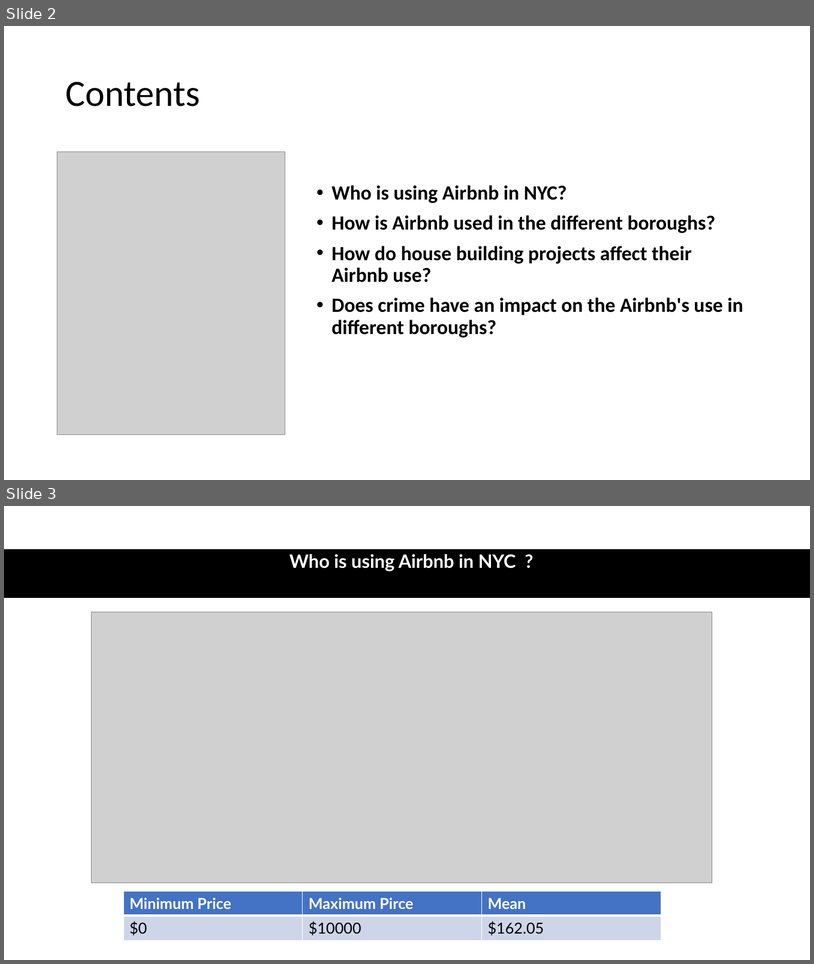
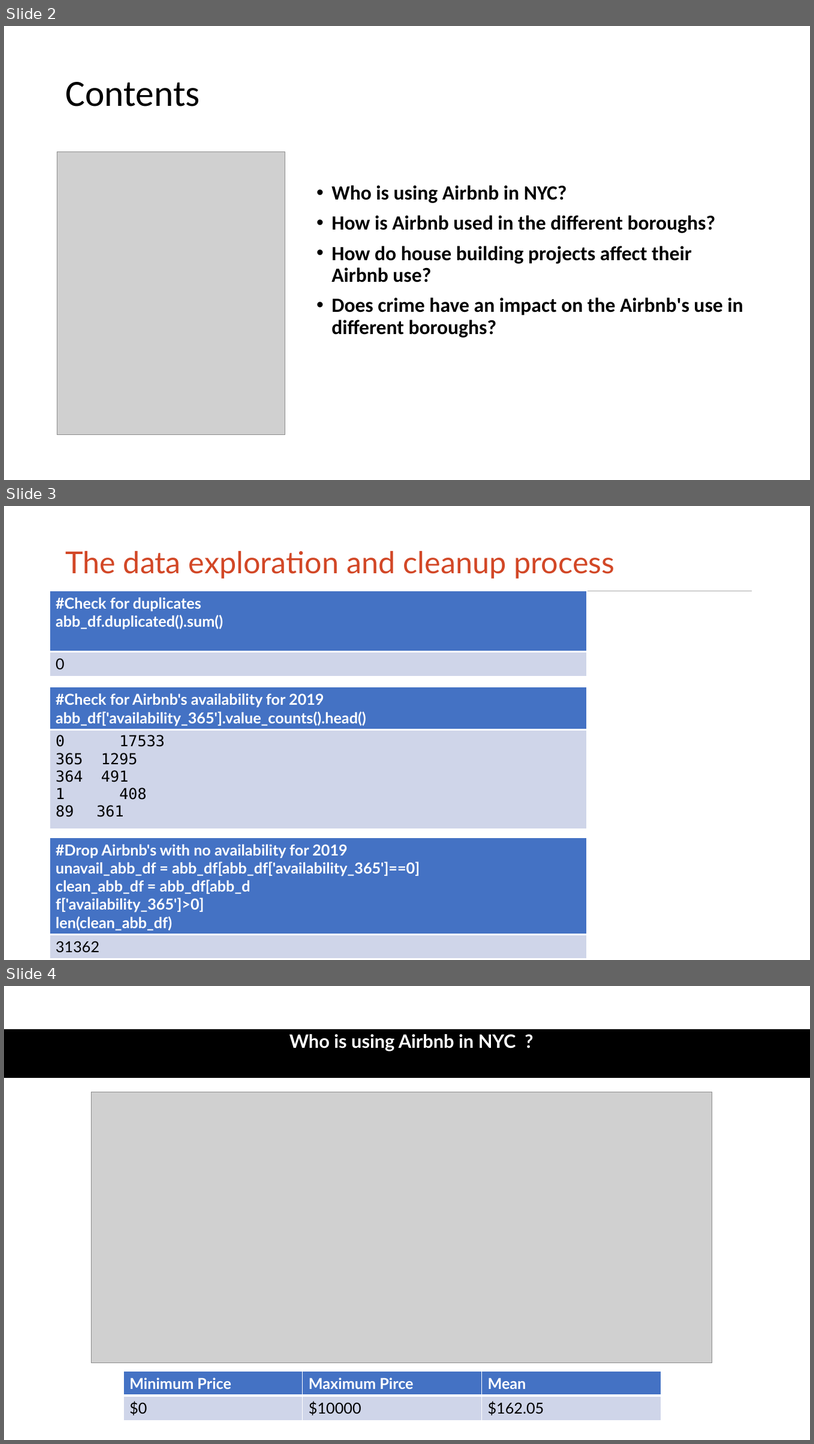
Before and after one commit to hayden4davey/Project1-Group2, a slide deck: Airbnb PPT.pptx. Shown one above the other, each under a label of ours: slides 2 and 3 before the commit, slides 2, 3 and 4 after it. The pictures are 814x964 and 814x1444 pixels, drawn with LibreOffice and Linux fonts; fonts in the diff are those of the drawing; grey boxes stand for pictures. Boxes give left, top, right and bottom in pixels: in the first picture for what was removed or moved away, otherwise in the second. Text is boxed around its words. In the diff, an @@ line names an element or a change of style, - is before the commit and + after.

```diff
--- a/Airbnb PPT.pptx
+++ b/Airbnb PPT.pptx
@@ slide 3 added at [4, 506, 810, 960], background #FFFFFF @@
@@ title added at [65, 551, 615, 579], 36 pt, text #D24726 @@
+The data exploration and cleanup process
@@ table added at [50, 591, 587, 676], 2 rows, 1 columns @@
+#Check for duplicates / abb_df.duplicated().sum()
+0
@@ line added from (67, 591) to (753, 591), #A6A6A6 1 pt @@
@@ table added at [50, 687, 587, 828], 2 rows, 1 columns @@
+#Check for Airbnb's availability for 2019 / abb_df['availability_365'].value_counts().head()
+0 17533 / 365 1295 / 364 491 / 1 408 / 361
@@ table added at [50, 838, 587, 958], 2 rows, 1 columns @@
+#Drop Airbnb's with no availability for 2019 / unavail_abb_df = abb_df[abb_df['availability_365']==0] / clean_abb_df = abb_df[abb_d / f['availability_365']>0] / len(clean_abb_df)
+31362
@@ what was slide 3 is now slide 4 @@
```
